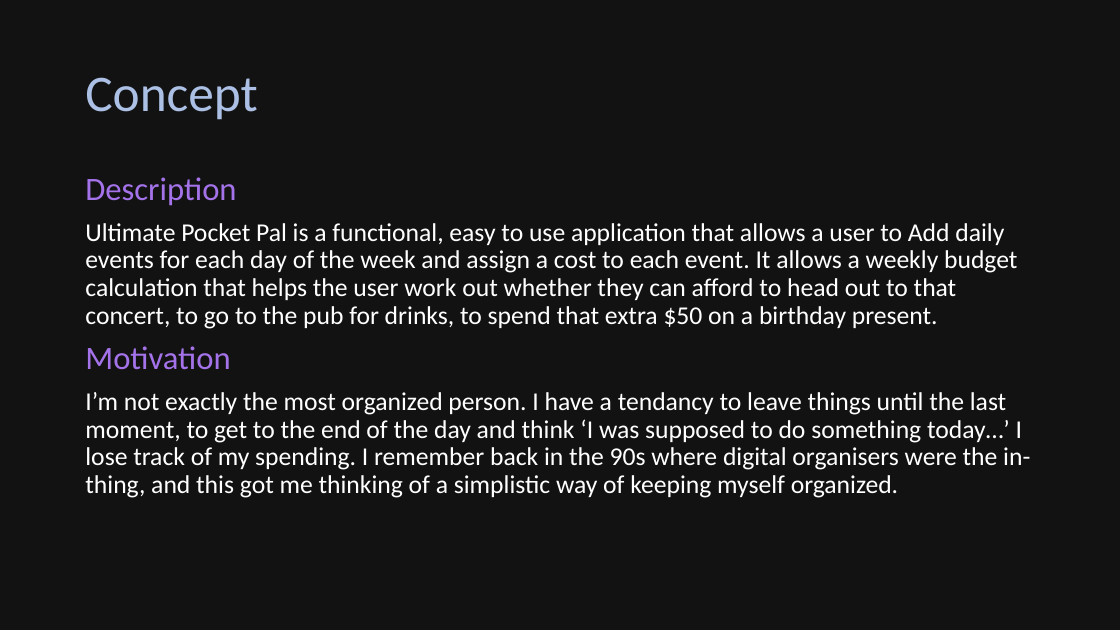
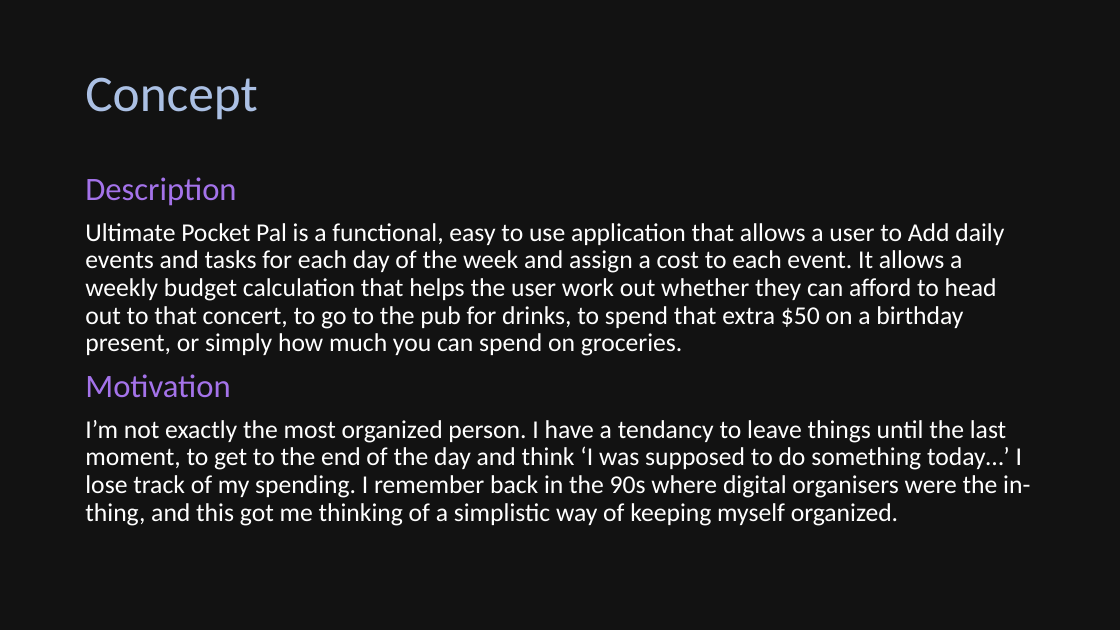
Before and after one commit to Alexander-Perry/ultimate-pocket-pal, a slide deck: slide 4 of Ultimate Pocket Pal.pptx. Drawn at 1120x630 pixels with LibreOffice and Linux fonts; fonts in the diff are those of the drawing. Boxes give left, top, right and bottom in pixels: in the first picture for what was removed or moved away, otherwise in the second. Text is boxed around its words. In the diff, an @@ line names an element or a change of style, - is before the commit and + after.

Commit message:
updated presentation

```diff
--- a/Ultimate Pocket Pal.pptx
+++ b/Ultimate Pocket Pal.pptx
@@ text at (85,223,1004,356): text changed @@
-Ultimate Pocket Pal is a functional, easy to use application that allows a user to Add daily events for each day of the week and assign a cost to each event. It allows a weekly budget calculation that helps the user work out whether they can afford to head out to that concert, to go to the pub for drinks, to spend that extra $50 on a birthday present.
+Ultimate Pocket Pal is a functional, easy to use application that allows a user to Add daily events and tasks for each day of the week and assign a cost to each event. It allows a weekly budget calculation that helps the user work out whether they can afford to head out to that concert, to go to the pub for drinks, to spend that extra $50 on a birthday present, or simply how much you can spend on groceries.
```
Also in this commit, not shown: 4 other slides changed, 1 slide added.
